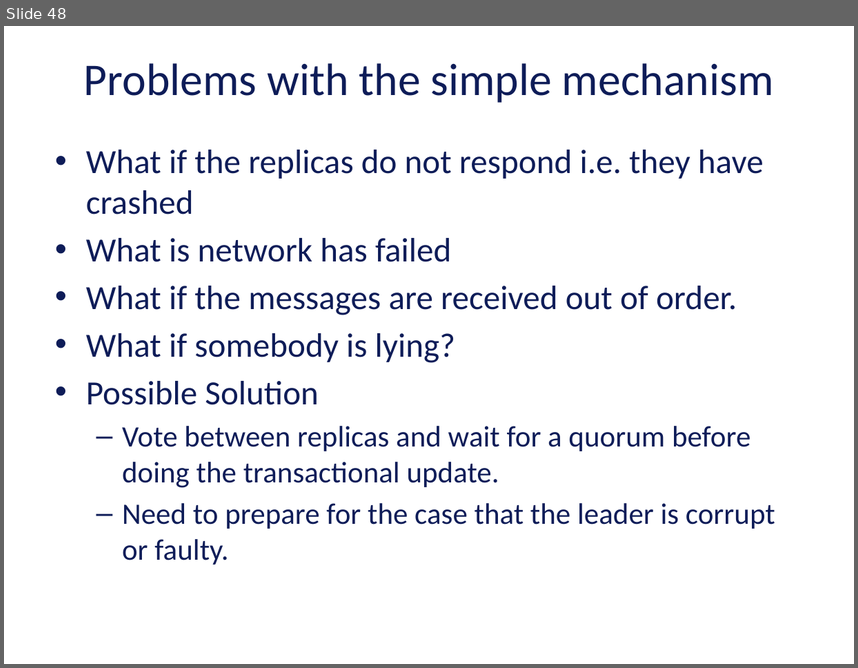
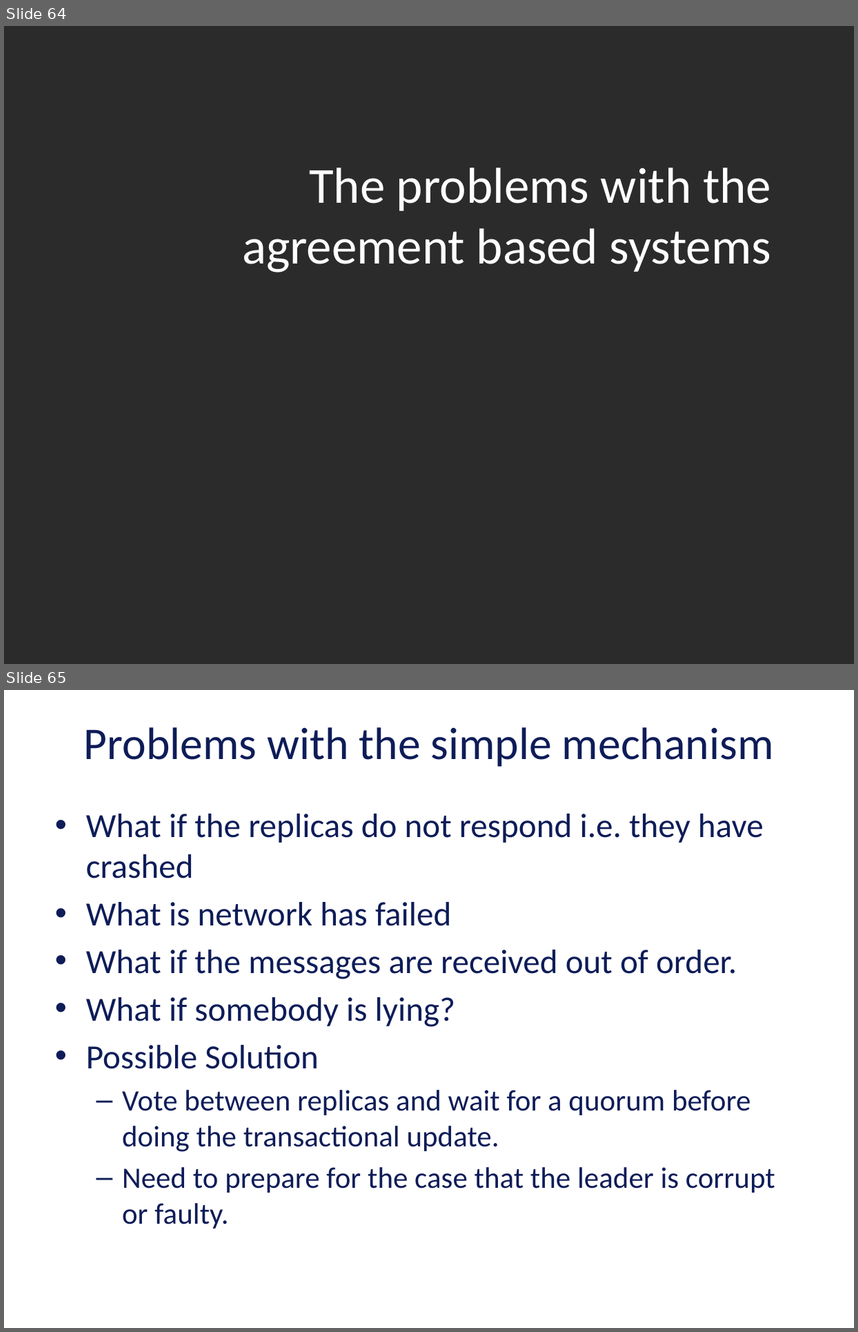
Before and after one commit to vu-resilient-distributed-systems/lectures-fall-2019, a slide deck: Module-5-AvoidingFailures/04_00_SoftwareFaultTolerance.pptx. Shown one above the other, each under a label of ours: slide 48 before the commit, slides 64 and 65 after it. The pictures are 858x668 and 858x1332 pixels, drawn with LibreOffice and Linux fonts; fonts in the diff are those of the drawing; background and template pictures are left out; a plain dark background stands for a picture behind light text. Boxes give left, top, right and bottom in pixels: in the first picture for what was removed or moved away, otherwise in the second. Text is boxed around its words. In the diff, an @@ line names an element or a change of style, - is before the commit and + after.

```diff
--- a/Module-5-AvoidingFailures/04_00_SoftwareFaultTolerance.pptx
+++ b/Module-5-AvoidingFailures/04_00_SoftwareFaultTolerance.pptx
@@ slide 64 added at bbox=[4, 26, 854, 664], background picture (left out) @@
@@ title added at bbox=[242, 167, 771, 272], 42.7 pt, text #FFFFFF @@
+The problems with the agreement based systems
@@ what was slide 48 is now slide 65 @@
```
Also in this commit, not shown: 4 slides changed, 15 other slides added, 2 slides removed, 2 other files.
